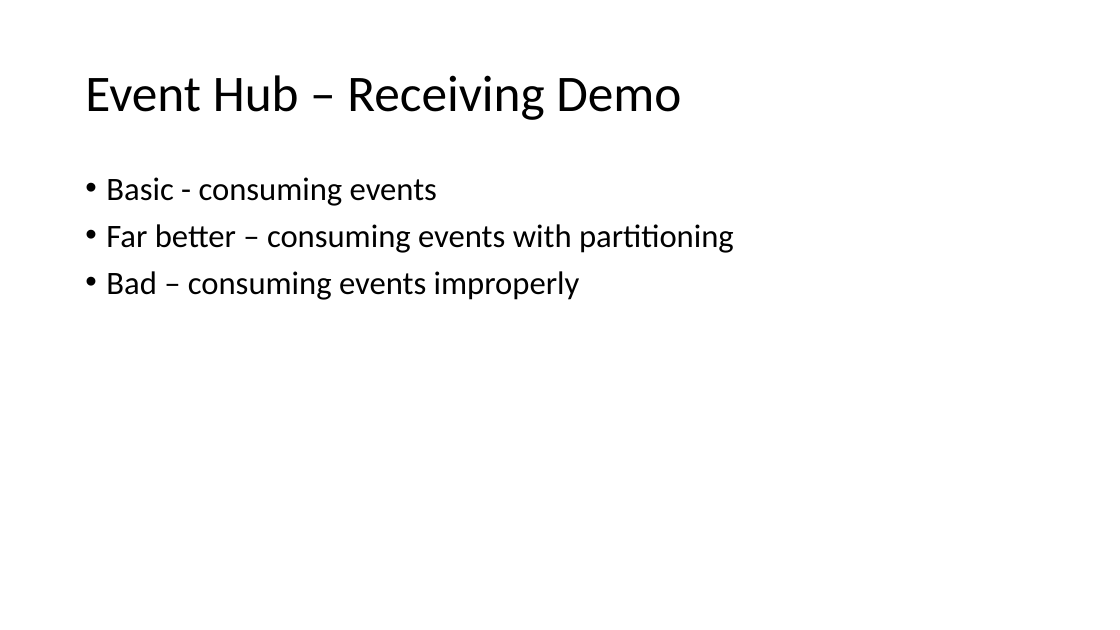
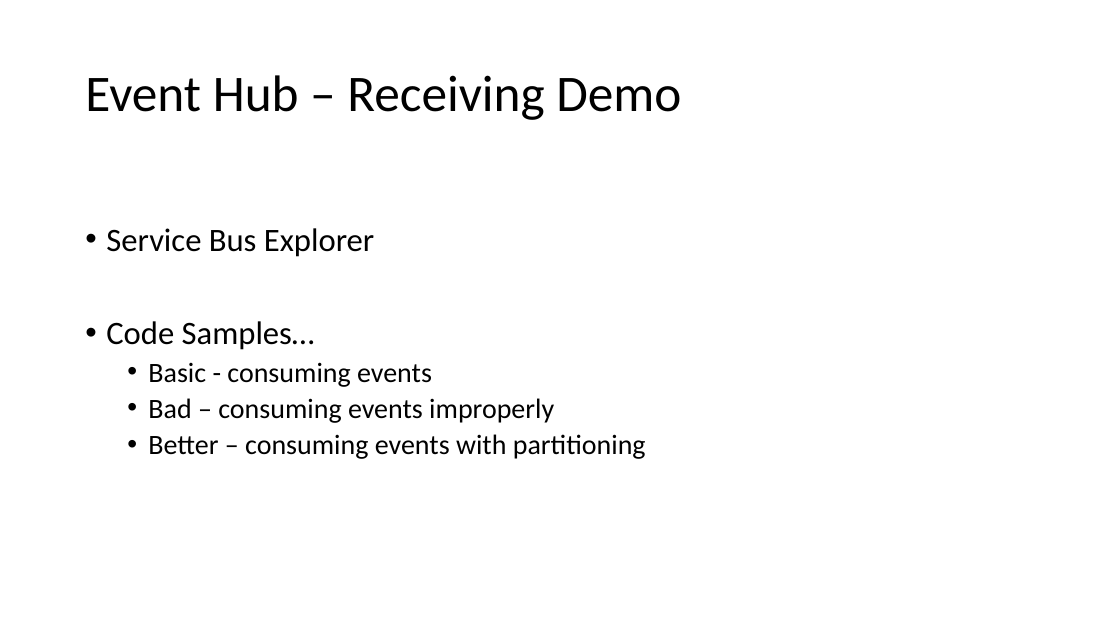
Before and after one commit to nothingmn/presentation-azureeventhubs, a slide deck: slide 14 of Massive scale with Azure Event Hubs for IoT.pptx (slide 13 before the commit). Drawn at 1120x630 pixels with LibreOffice and Linux fonts; fonts in the diff are those of the drawing. Boxes give left, top, right and bottom in pixels: in the first picture for what was removed or moved away, otherwise in the second. Text is boxed around its words. In the diff, an @@ line names an element or a change of style, - is before the commit and + after.

```diff
--- a/Massive scale with Azure Event Hubs for IoT.pptx
+++ b/Massive scale with Azure Event Hubs for IoT.pptx
@@ text at (106, 228, 374, 350): paragraphs added @@
+• Service Bus Explorer
+• Code Samples…
@@ text at (106, 224, 734, 253): paragraph removed @@
-• Far better – consuming events with partitioning
@@ text at (148, 362, 554, 423): size 28 to 24 pt in "Basic - consuming events", "Bad – consuming events improperly"; list level 1 to 2 in "Basic - consuming events"; list level 1 to 2 in "Bad – consuming events improperly" @@
@@ text at (148, 434, 646, 459): paragraph added @@
+  • Better – consuming events with partitioning
```
Also in this commit, not shown: 6 other slides changed, 2 slides added, 2 other files.
